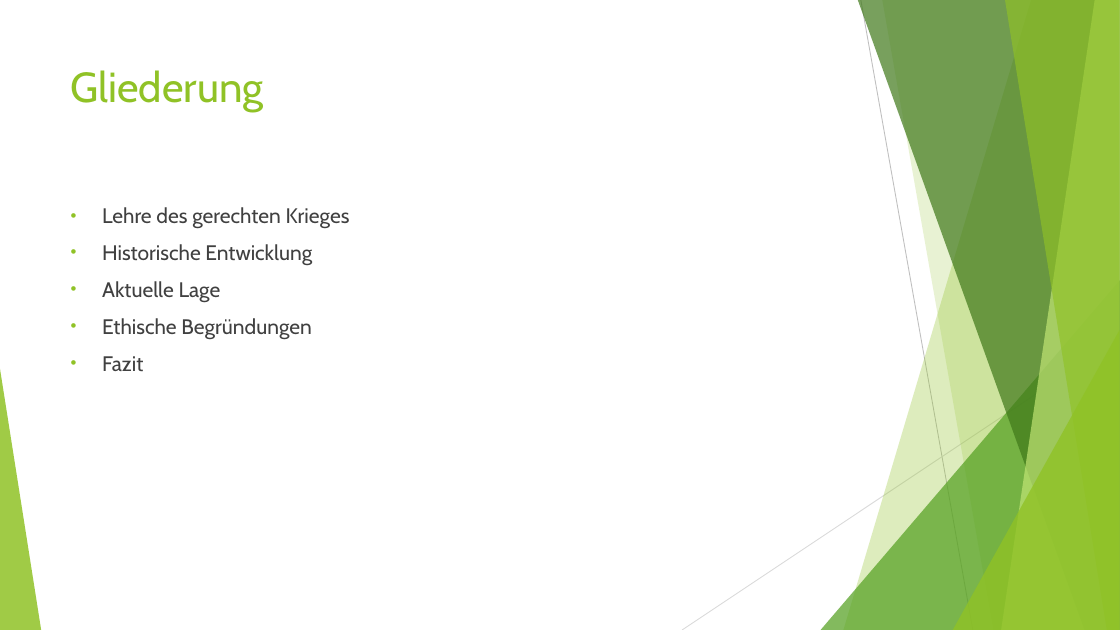
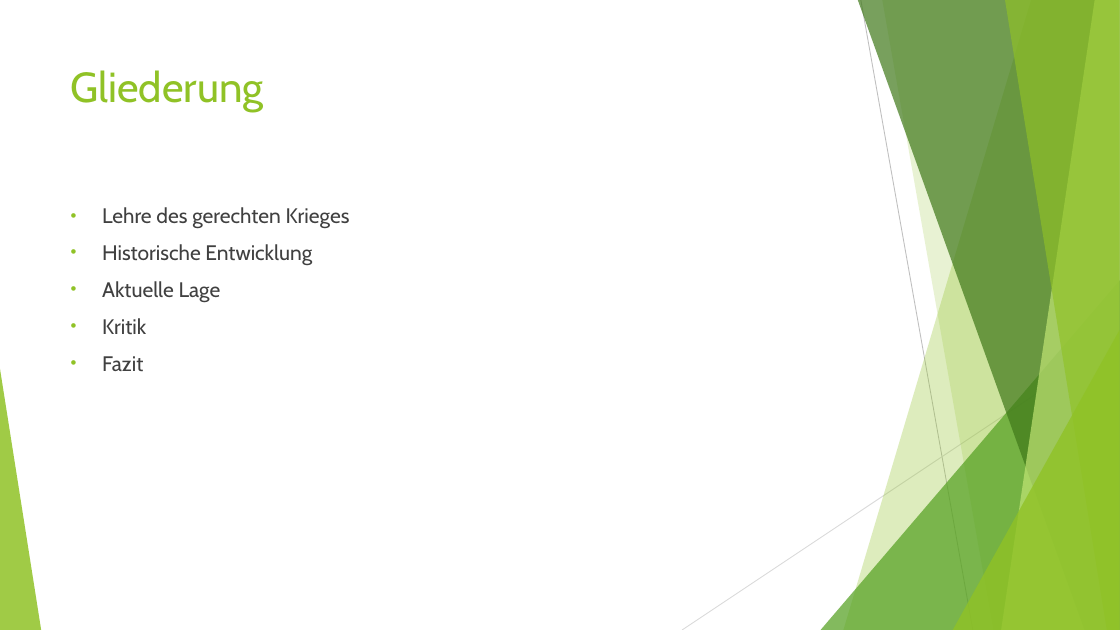
Before and after one commit to DominikEisele/gerechter_Krieg, a slide deck: slide 2 of gerechter_krieg_ethik.pptx. Drawn at 1120x630 pixels with LibreOffice and Linux fonts; fonts in the diff are those of the drawing. Boxes give left, top, right and bottom in pixels: in the first picture for what was removed or moved away, otherwise in the second. Text is boxed around its words. In the diff, an @@ line names an element or a change of style, - is before the commit and + after.

```diff
--- a/gerechter_krieg_ethik.pptx
+++ b/gerechter_krieg_ethik.pptx
@@ text at (102, 318, 146, 334): text changed @@
-• Ethische Begründungen
+• Kritik
```
Also in this commit, not shown: 2 other slides changed, 1 slide added, 1 slide removed.
